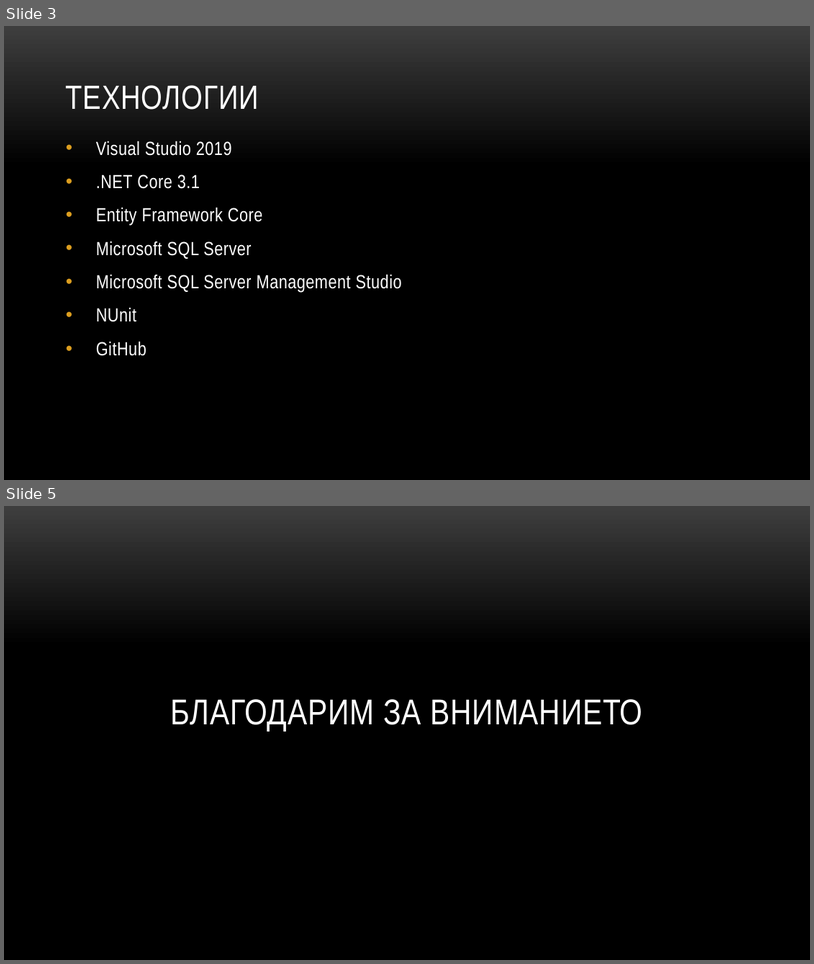
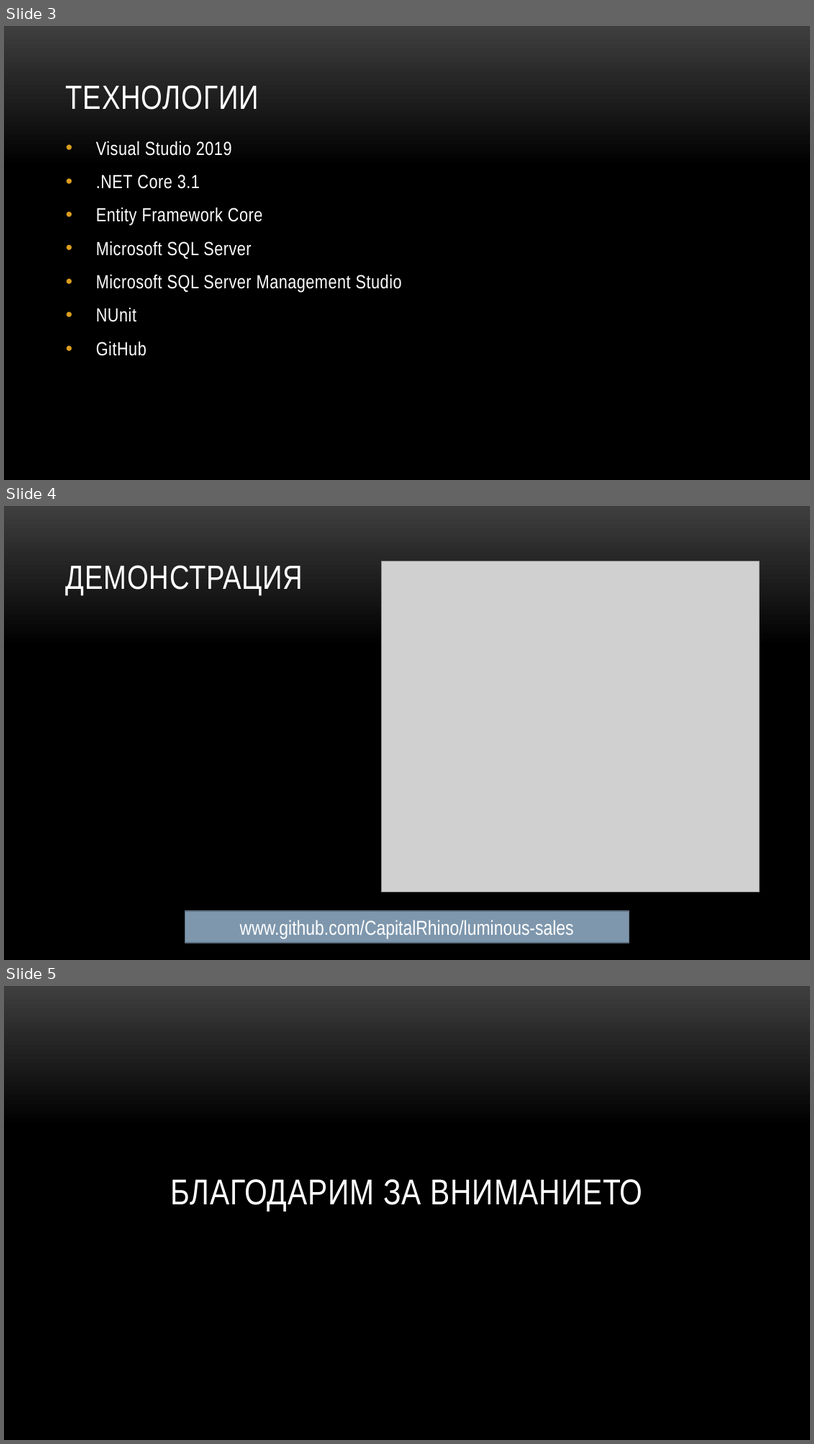
Before and after one commit to CapitalRhino/luminous-sales, a slide deck: Luminous Sales.pptx. Shown one above the other, each under a label of ours: slides 3 and 5 before the commit, slides 3, 4 and 5 after it; the slides between them are not shown. The pictures are 814x964 and 814x1444 pixels, drawn with LibreOffice and Linux fonts; fonts in the diff are those of the drawing; grey boxes stand for pictures; background and template pictures are left out. Boxes give left, top, right and bottom in pixels: in the first picture for what was removed or moved away, otherwise in the second. Text is boxed around its words. In the diff, an @@ line names an element or a change of style, - is before the commit and + after.

```diff
--- a/Luminous Sales.pptx
+++ b/Luminous Sales.pptx
@@ slide 4 added at bbox=[4, 506, 810, 960], background picture (left out) @@
@@ title added at bbox=[66, 565, 304, 595], 30 pt, text #FFFFFF @@
+ДЕМОНСТРАЦИЯ
@@ picture added at bbox=[382, 561, 761, 892] @@
@@ rectangle added at bbox=[185, 911, 629, 942], fill #7E97AD, outline #5D7080 0.85 pt, 18 pt, text #FFFFFF @@
+www.github.com/CapitalRhino/luminous-sales
```
Also in this commit, not shown: 1 slide changed, 1 slide removed, 12 other files.
